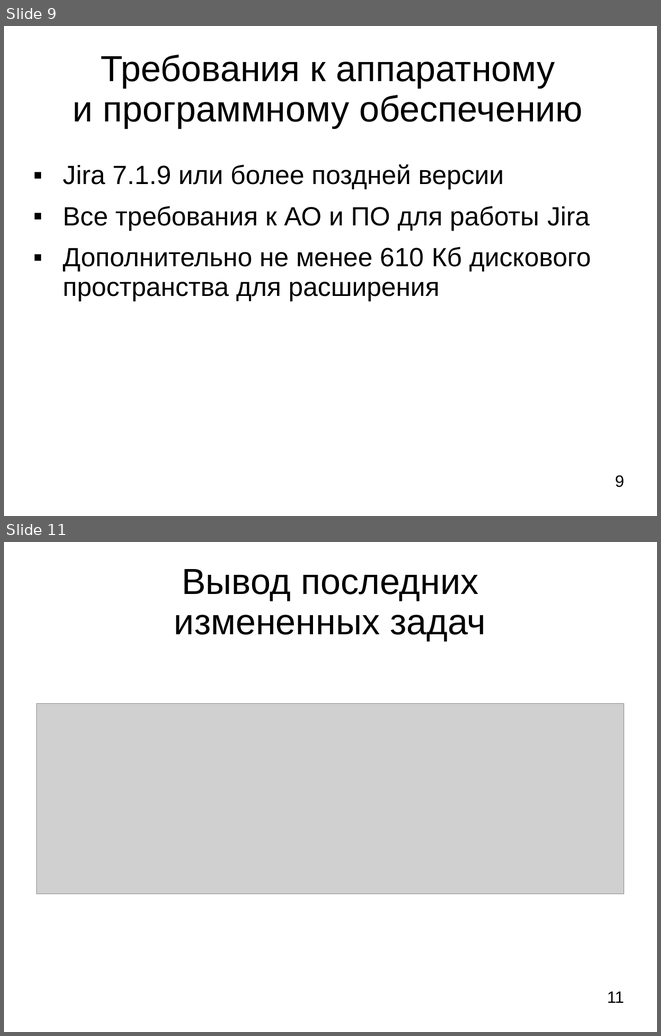
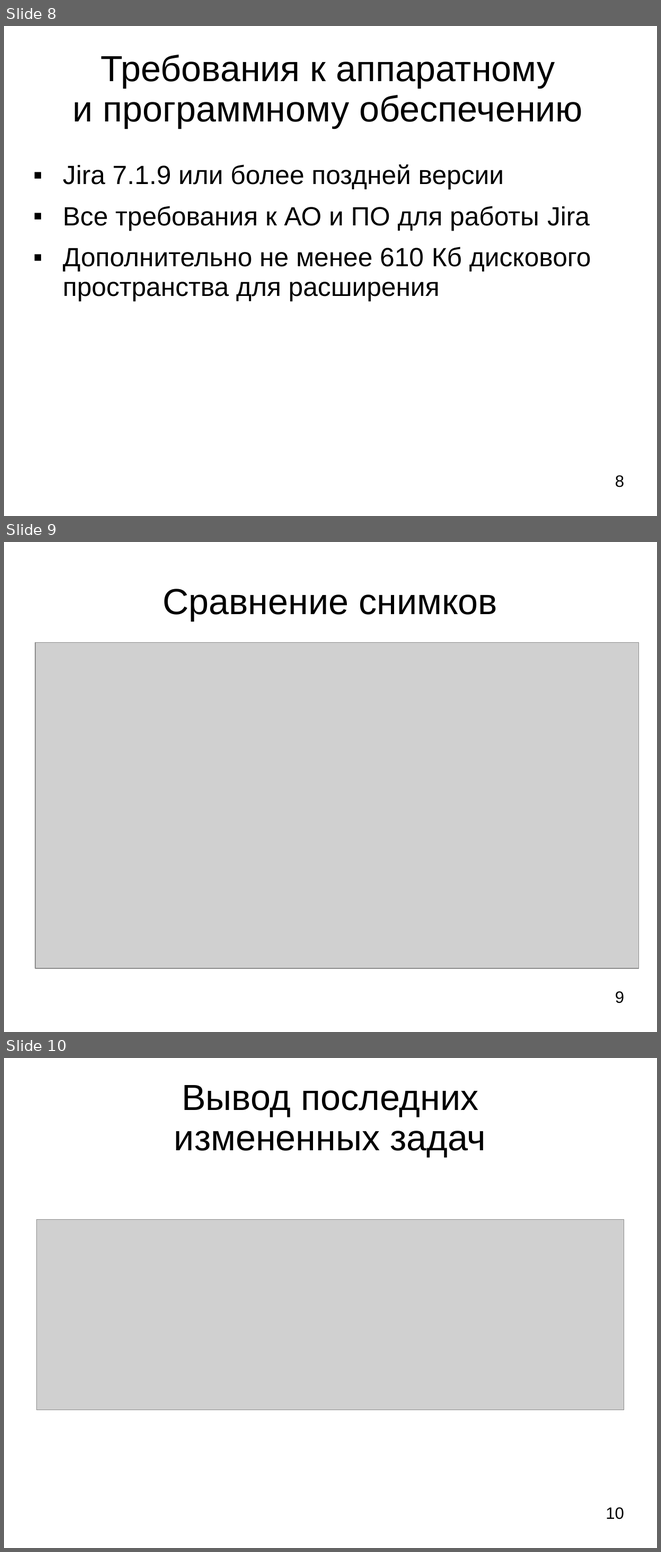
Before and after one commit to LilyTs/Diplom, a slide deck: Цаплина_(Дипломная).ppt. Shown one above the other, each under a label of ours: slides 9 and 11 before the commit, slides 8, 9 and 10 after it; the slides between them are not shown. The pictures are 661x1036 and 661x1552 pixels, drawn with LibreOffice and Linux fonts; fonts in the diff are those of the drawing; grey boxes stand for pictures. Boxes give left, top, right and bottom in pixels: in the first picture for what was removed or moved away, otherwise in the second. Text is boxed around its words. In the diff, an @@ line names an element or a change of style, - is before the commit and + after.

```diff
--- a/Цаплина_(Дипломная).ppt
+++ b/Цаплина_(Дипломная).ppt
@@ slide 9 added at <box>4,542,657,1032</box>, background #FFFFFF @@
@@ title added at <box>162,589,497,621</box>, 44 pt, text #000000 @@
+Сравнение снимков
@@ picture added at <box>35,643,639,969</box> @@
@@ page number added at <box>615,991,624,1003</box>, 20 pt, text #000000 @@
+9
@@ what was slide 9 is now slide 8 @@
@@ page number at <box>615,475,624,487</box>: text changed @@
-9
+8
@@ what was slide 11 is now slide 10 @@
@@ page number at <box>606,1507,624,1519</box>: text changed @@
-11
+10
```
Also in this commit, not shown: 1 slide changed, 2 slides removed, 15 other files.
